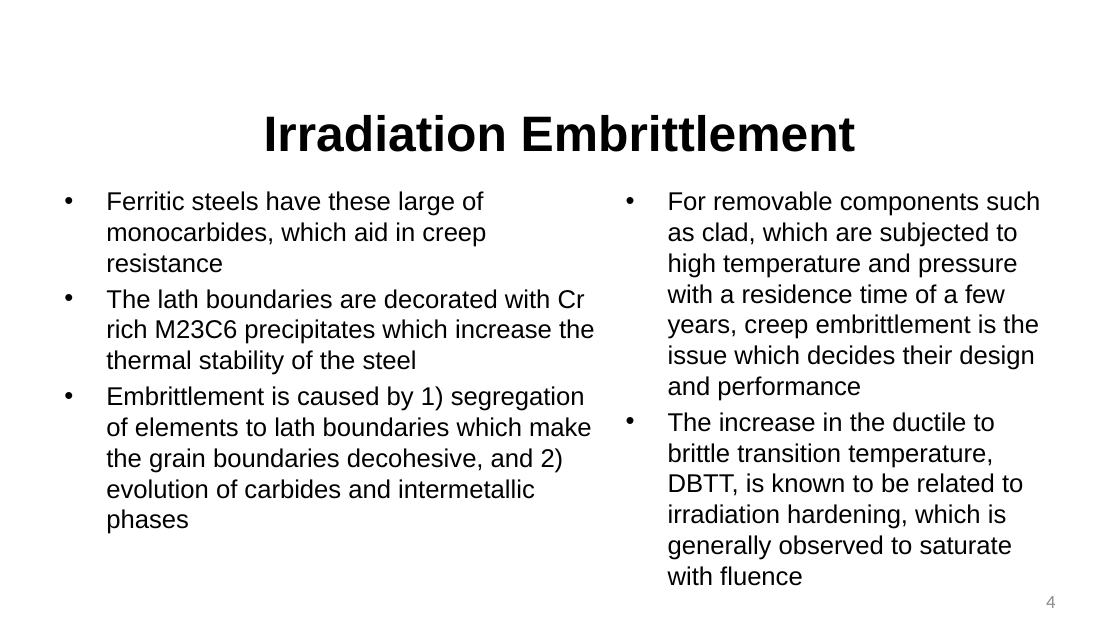
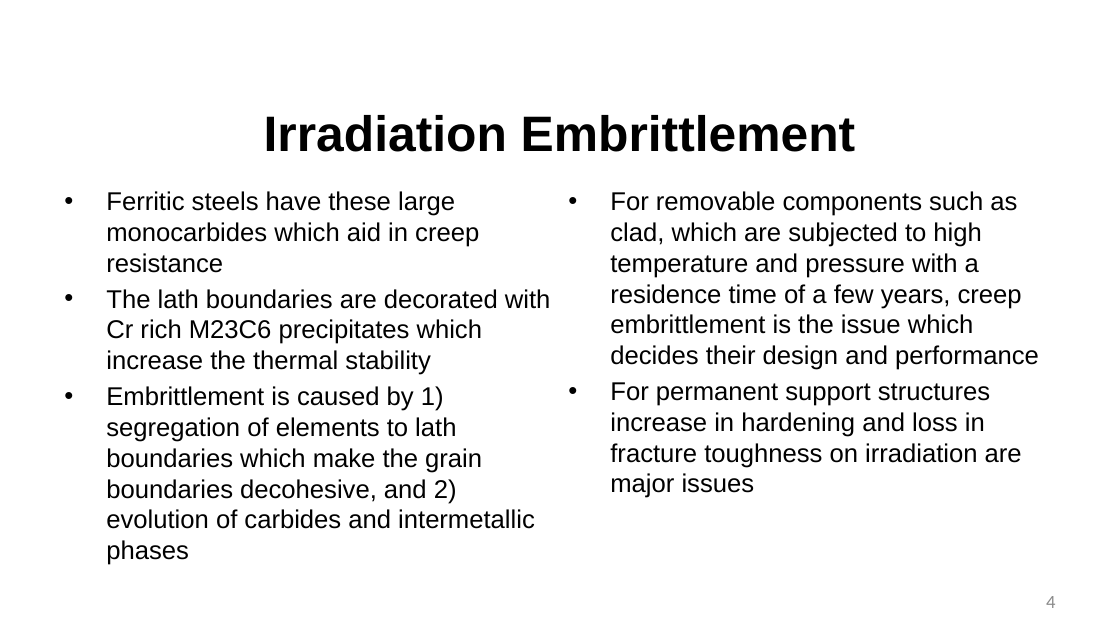
Before and after one commit to benbeeler/TEACHING, a slide deck: slide 4 of Advanced Reactor Materials/Lec21_AdvancedCladding.pptx. Drawn at 1120x630 pixels with LibreOffice and Linux fonts; fonts in the diff are those of the drawing; background and template pictures are left out. Boxes give left, top, right and bottom in pixels: in the first picture for what was removed or moved away, otherwise in the second. Text is boxed around its words. In the diff, an @@ line names an element or a change of style, - is before the commit and + after.

Commit message:
update lec21

```diff
--- a/Advanced Reactor Materials/Lec21_AdvancedCladding.pptx
+++ b/Advanced Reactor Materials/Lec21_AdvancedCladding.pptx
@@ text at <box>106,191,551,375</box>: text changed @@
-• Ferritic steels have these large of monocarbides, which aid in creep resistance
-• The lath boundaries are decorated with Cr rich M23C6 precipitates which increase the thermal stability of the steel
+• Ferritic steels have these large monocarbides which aid in creep resistance
+• The lath boundaries are decorated with Cr rich M23C6 precipitates which increase the thermal stability
@@ text "For removable components such as ...": place and size @@
-text "For removable components such as ..." at <box>668,191,1040,560</box>
+text "For removable components such as ..." at <box>610,191,1039,498</box>
@@ text at <box>610,382,1022,498</box>: text changed @@
-• The increase in the ductile to brittle transition temperature, DBTT, is known to be related to irradiation hardening, which is generally observed to saturate with fluence
+• For permanent support structures increase in hardening and loss in fracture toughness on irradiation are major issues
```
Also in this commit, not shown: 6 other slides changed, 11 slides added, 1 slide removed.
